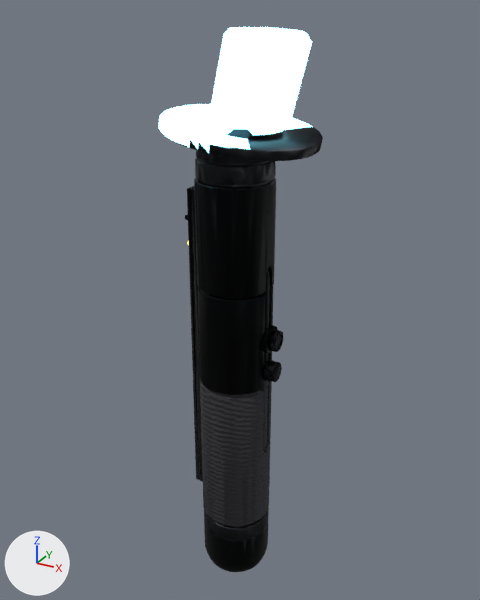
An edit to the glTF model Assets/CosmicSlice/Art/Models/EnergyHilt.glb, drawn before and after from the same camera.
One viewpoint serves both versions: a 50 mm lens placed at (0.0856, -0.1562, 0.0919), pointed at (-0.0027, 0.0043, 0.0116). Lighting does not change. The marker at lower left points along +X, +Y and +Z. The picture after the commit comes second. Vertices at exactly the same position are counted once.

Before the edit, the objects in view are built like this:
```python
ob_model = bpy.data.objects.new('Model', me_model)
ob_model.location = (0.0, 0.0, 0.0)
```
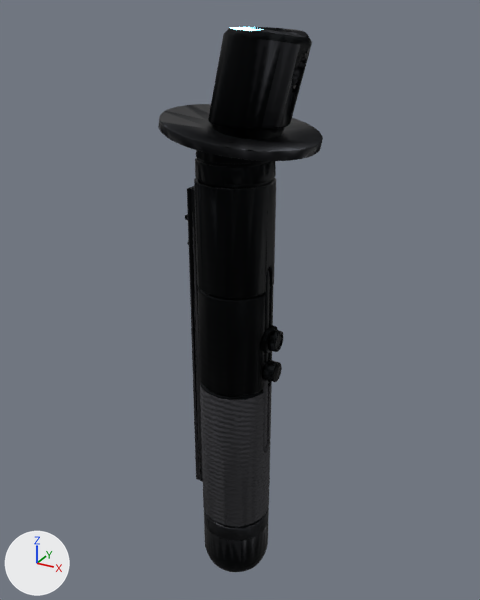
Commit message: 精修光刃剑柄：发射口内圈精确选面，修复礼帽自发光问题

Where the change shows, as pixel boxes [x1, y1, x2, y2] in the pictures (480 x 600 px; the box of a moved part takes in the faces that stretch with it):
```json
{"object": "Model", "change": "surface changed", "before": [158, 27, 316, 555], "after": [158, 27, 316, 555], "on screen": "white to black"}
{"part": 1, "of": "me_model", "change": "moved or reshaped", "before": [210, 161, 275, 186], "after": [210, 161, 275, 186]}
{"part": 2, "of": "me_model", "change": "surface changed", "before": [158, 27, 316, 555], "after": [158, 27, 316, 555], "on screen": "white to black"}
{"part": 3, "of": "me_model", "change": "recoloured", "before": [195, 129, 283, 189], "after": [195, 129, 283, 189], "on screen": "darker"}
{"part": 4, "of": "me_model", "change": "recoloured", "before": [200, 380, 272, 400], "after": [200, 380, 272, 400], "on screen": "darker"}
{"part": 5, "of": "me_model", "change": "recoloured", "before": [208, 27, 312, 135], "after": [208, 27, 312, 135], "on screen": "darker"}
{"part": 6, "of": "me_model", "change": "recoloured", "before": [158, 28, 313, 153], "after": [158, 28, 313, 153], "on screen": "darker"}
```

Edits to the scene script, one JSON object a line:
```json
{"op": "add", "block": "img_normal", "code": ["img_normal = load_image('normal', '_unpacked/normal', 2048, 2048, 'Non-Color')"]}
{"op": "add", "block": "img_roughness", "code": ["img_roughness = load_image('roughness', '_unpacked/roughness', 2048, 2048, 'Non-Color')"]}
{"op": "add", "block": "img_basecolor", "code": ["img_basecolor = load_image('basecolor', '_unpacked/basecolor', 2048, 2048, 'sRGB')"]}
{"block": "mat_hilt_silver_ring", "where": "n2 = _N.new('ShaderNodeTexImage'); n2.name = 'Image Texture'"}
{"op": "set", "path": "n2.image", "old": "img_hilt_basecolor", "new": "img_basecolor"}
{"block": "mat_hilt_silver_ring", "where": "n5 = _N.new('ShaderNodeTexImage'); n5.name = 'Image Texture.001'"}
{"op": "set", "path": "n5.image", "old": "img_hilt_metallic_roughness", "new": "img_roughness"}
{"block": "mat_hilt_silver_ring", "where": "n7 = _N.new('ShaderNodeTexImage'); n7.name = 'Image Texture.002'"}
{"op": "set", "path": "n7.image", "old": "img_hilt_normal", "new": "img_normal"}
{"block": "me_model", "where": "me_model.from_pydata(...)  # 3954 vertices, 7756 faces; spans x -0.021..0.021, y -0.022..0.022, z -0.088..0.088"}
{"block": "me_model", "where": "# used by ob_model"}
{"block": "me_model", "change": "me_model part 1"}
{"block": "me_model", "change": "53 faces are deleted"}
{"block": "me_model", "change": "3 vertices move within x 0.005, y -0.008, z 0.055"}
{"block": "me_model", "change": "30 new faces join them, mat_hilt_darkmetal_body"}
{"block": "me_model", "change": "23 new faces join them, mat_hilt_silver_ring"}
{"block": "me_model", "change": "me_model part 2: 7590 kept faces spanning x -0.021..0.021, y -0.022..0.022, z -0.088..0.088 get new texture (UV) coordinates"}
{"block": "me_model", "change": "me_model part 3: 798 faces spanning x -0.013..0.021, y -0.011..0.011, z 0.049..0.075 switch from mat_hilt_silver_ring to mat_hilt_darkmetal_body"}
{"block": "me_model", "change": "me_model part 4: 425 faces spanning x -0.015..0.012, y -0.011..0.011, z -0.035..0.024 switch from mat_hilt_rubber_grip to mat_hilt_darkmetal_body"}
{"block": "me_model", "change": "me_model part 5: 563 faces spanning x -0.011..0.018, y -0.011..0.011, z 0.055..0.088 switch from mat_energy_core_emitter (cyan #7ce1ff, glowing cyan #95edff) to mat_hilt_darkmetal_body"}
{"block": "me_model", "change": "me_model part 6: 339 faces spanning x -0.021..0.017, y -0.022..0.022, z 0.06..0.087 switch from mat_energy_core_emitter (cyan #7ce1ff, glowing cyan #95edff) to mat_hilt_silver_ring"}
```
